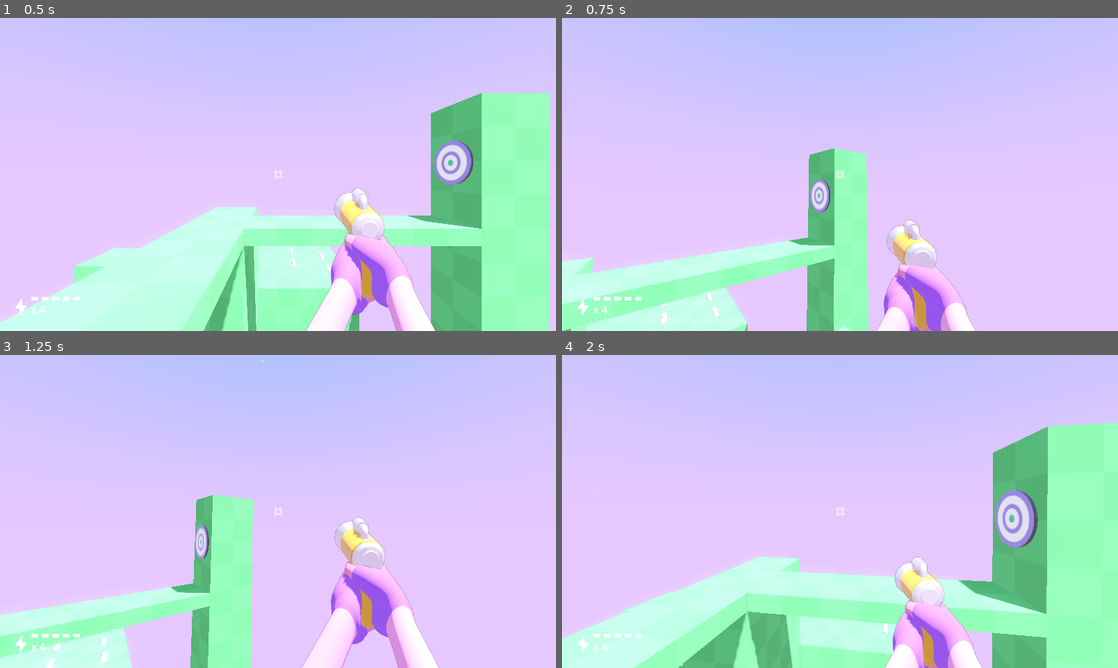
Above: before the commit, frames 1-4 (two rows, left to right).
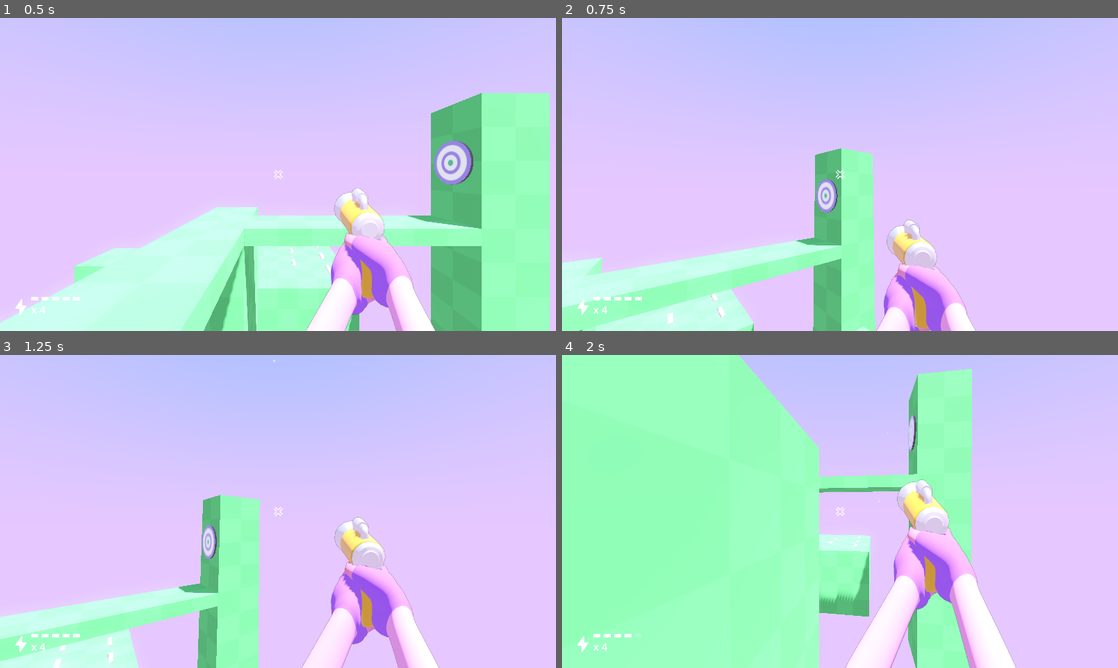
Above: after the commit, the same moments.

Repository: gdquest-demos/godot-4-FPS-arms
Game: Godot game, scene res://main/main.tscn
Same seed, same stepped clock (60 frames per second), same inputs: the game is played once before the commit and once after it.
Inputs (mouse positions are in pixels of both pictures, inside the frame that each line leads up to):
- Up to frame 1 (0.5 s): no input
- Up to frame 2 (0.75 s): move the mouse to (962, 158) at 0.52 s; hold D (move_right) from 0.53 s (still down); tap Space (jump) at 0.6 s
- Up to frame 3 (1.25 s): keep holding D (move_right); tap Space (jump) at 0.77, 1.07 s
- Up to frame 4 (2 s): move the mouse to (812, 511) at 1.27 s; release D (move_right) at 1.28 s; hold W (move_forward) from 1.28 s (still down); click (812, 511) at 1.35 s; tap Space (jump) at 1.52, 1.55, 1.82 s

Frame 1 is identical in both runs. In frame 2, 3.8% of the frame differs, in the area x 0-67%, y 41-100%; in frame 3, 3.3%; in frame 4, 76%, in the area x 0-100%, y 0-100%.

Commit message:
update: simpler character movement

Diff:
--- a/fps_arms/fps_controller.gd
+++ b/fps_arms/fps_controller.gd
@@ -1,8 +1,12 @@
 extends CharacterBody3D
 
+## Default walk speed
+@export_range(1.0, 10.0, 0.1) var SPEED = 5.0
+## Default jump speed
+@export_range(1.0, 10.0, 0.1) var JUMP_VELOCITY = 4.5
+## Define how fast or slow the character can accelerate
+@export_range(1.0, 10.0, 0.1) var BASE_ACCELERATION_SPEED = 8.0
 
-const SPEED = 5.0
-const JUMP_VELOCITY = 4.5
 
 @export var main_focus_manager : FocusManager
 
@@ -105,6 +109,16 @@
 		main_focus_manager.blur(last_focused_node)
 	main_focus_manager.focus(current_focus_node)
 
+func apply_acceleration(direction : Vector2, acceleration_factor : float, delta : float):
+	var a = Vector2(velocity.x, velocity.z).move_toward(direction * SPEED, SPEED * acceleration_factor * BASE_ACCELERATION_SPEED * delta)
+	velocity.x = a.x
+	velocity.z = a.y
+
+func apply_drag(amount : float, delta : float):
+	var d = velocity.move_toward(Vector3.ZERO, SPEED * amount * delta)
+	velocity.x = d.x
+	velocity.z = d.z
+
 func _physics_process(delta):
 	check_look_motion(delta)
 	check_focus()
@@ -117,18 +131,11 @@
 	if Input.is_action_just_pressed("jump") and is_on_floor():
 		velocity.y = JUMP_VELOCITY
 
-	# Get the input direction and handle the movement/deceleration.
-	# As good practice, you should replace UI actions with custom gameplay actions.
 	var input_dir = Input.get_vector("move_left", "move_right", "move_forward", "move_backward")
 	var direction = input_dir.rotated(-camera.rotation.y)
-	if direction:
-		var a = Vector2(velocity.x, velocity.z).lerp(direction * SPEED, SPEED * 0.1)
-		velocity.x = a.x
-		velocity.z = a.y
-	else:
-		var d = velocity.lerp(Vector3.ZERO, SPEED * 0.05)
-		velocity.x = d.x
-		velocity.z = d.z
+
+	if direction.length() != 0.0: apply_acceleration(direction, 1.0 if is_on_floor() else 0.2, delta)
+	else: apply_drag(4.0 if is_on_floor() else 2.0, delta)
 
 	var in_air = !is_on_floor()
 	var fall_velocity = velocity.y
--- a/fps_arms/fps_controller.tscn
+++ b/fps_arms/fps_controller.tscn
@@ -10,6 +10,7 @@
 [sub_resource type="CapsuleShape3D" id="CapsuleShape3D_rprq0"]
 
 [node name="FpsController" type="CharacterBody3D" groups=["player"]]
+floor_constant_speed = true
 script = ExtResource("1_tnmvy")
 main_focus_manager = ExtResource("2_wix1s")
 weapon_meter_range = 30.0
@@ -58,13 +59,10 @@
 transform = Transform3D(1, 0, 0, 0, 1, 0, 0, 0, 1, 0, 1.6, 0)
 
 [node name="GunAnchor" parent="ArmsView/SubViewport/Root/Arms" index="1"]
-transform = Transform3D(-0.99206, 0.0582701, 0.111451, 0.119227, 0.153766, 0.980888, 0.0400191, 0.986387, -0.159492, -0.19503, 0.0603777, 0.473239)
+transform = Transform3D(-0.990973, 0.0596214, 0.120078, 0.127953, 0.153247, 0.979869, 0.0400195, 0.986388, -0.159492, -0.195018, 0.061522, 0.47324)
 
 [node name="LoadAnchor" parent="ArmsView/SubViewport/Root/Arms" index="2"]
-transform = Transform3D(-0.99609, -0.0834723, -0.0289414, -0.0140104, -0.174193, 0.984612, -0.0872292, 0.981167, 0.172343, -0.119254, 0.0546173, 0.494804)
-
-[node name="Skeleton3D" parent="ArmsView/SubViewport/Root/Arms/FPSArms/Rig" index="0"]
-bones/10/scale = Vector3(1, 1, 1)
+transform = Transform3D(-0.996175, -0.0850008, -0.0202757, -0.00524451, -0.173452, 0.984828, -0.087228, 0.981168, 0.172342, -0.119295, 0.0550957, 0.494803)
 
 [node name="AnimationTree" parent="ArmsView" index="1"]
 parameters/AddSteps/add_amount = 0
